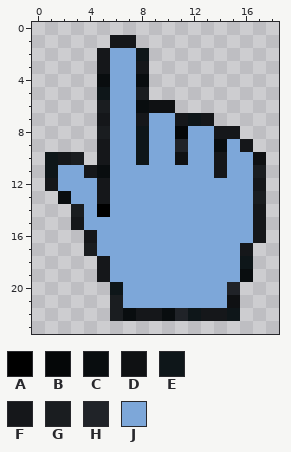
Edited in one commit: pixel-art sprite (website/img/Cursor_Add.png). That is the earlier state.
The file is 19x24 pixels. Colours within 5 levels of each other are drawn and written as one.
Palette (. is transparent): A #000000  B #050708  C #090d0f  D #0f1113  E #0e1619  F #15171a  G #1a1d20  H #202328  J #7da7d9
After:
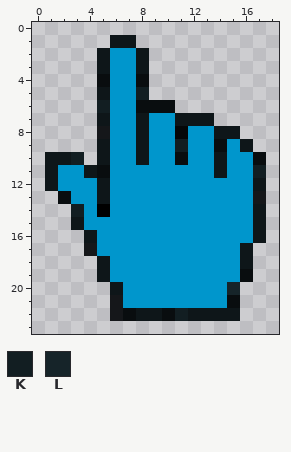
Colours new in this view: K #121e22  L #162429
Change:
colour J: #7da7d9 -> #0096cc
y 1: x 6..7 FF -> EE
y 2: x 5 F -> E
y 3: x 5 F -> E; x 8 F -> E
y 5: x 8 G -> K
y 6: x 5 G -> K; x 9..10 DD -> CC
y 7: x 5 F -> E; x 8 F -> E; x 11 F -> E; x 13 F -> E
y 8: x 5 G -> F; x 14..15 FF -> EE
y 9: x 5 F -> E; x 11 H -> K; x 16 F -> E
y 10: x 2..3 FG -> EK; x 5 F -> E; x 11 D -> C; x 14 F -> E; x 17 D -> C
y 11: x 4 F -> E; x 14 F -> E; x 17 G -> K
y 12: x 1 F -> E; x 5 F -> E; x 17 F -> E
y 13: x 5 F -> E; x 17 G -> F
y 14: x 3 G -> K; x 17 F -> E
y 15: x 3 F -> E; x 17 F -> E
y 16: x 4 F -> E; x 17 F -> E
y 17: x 4 G -> F; x 16 F -> E
y 18..19: x 5 F -> E
y 20: x 15 H -> L
y 21: x 6 G -> F; x 15 D -> C
y 22: x 6 G -> F; x 8..9 FF -> EE; x 11 H -> K; x 13..14 FF -> EE
Boxes around the changes in both pictures, in picture pixels (x1, y1, x2, y2):
changed: (45, 35, 266, 321)
